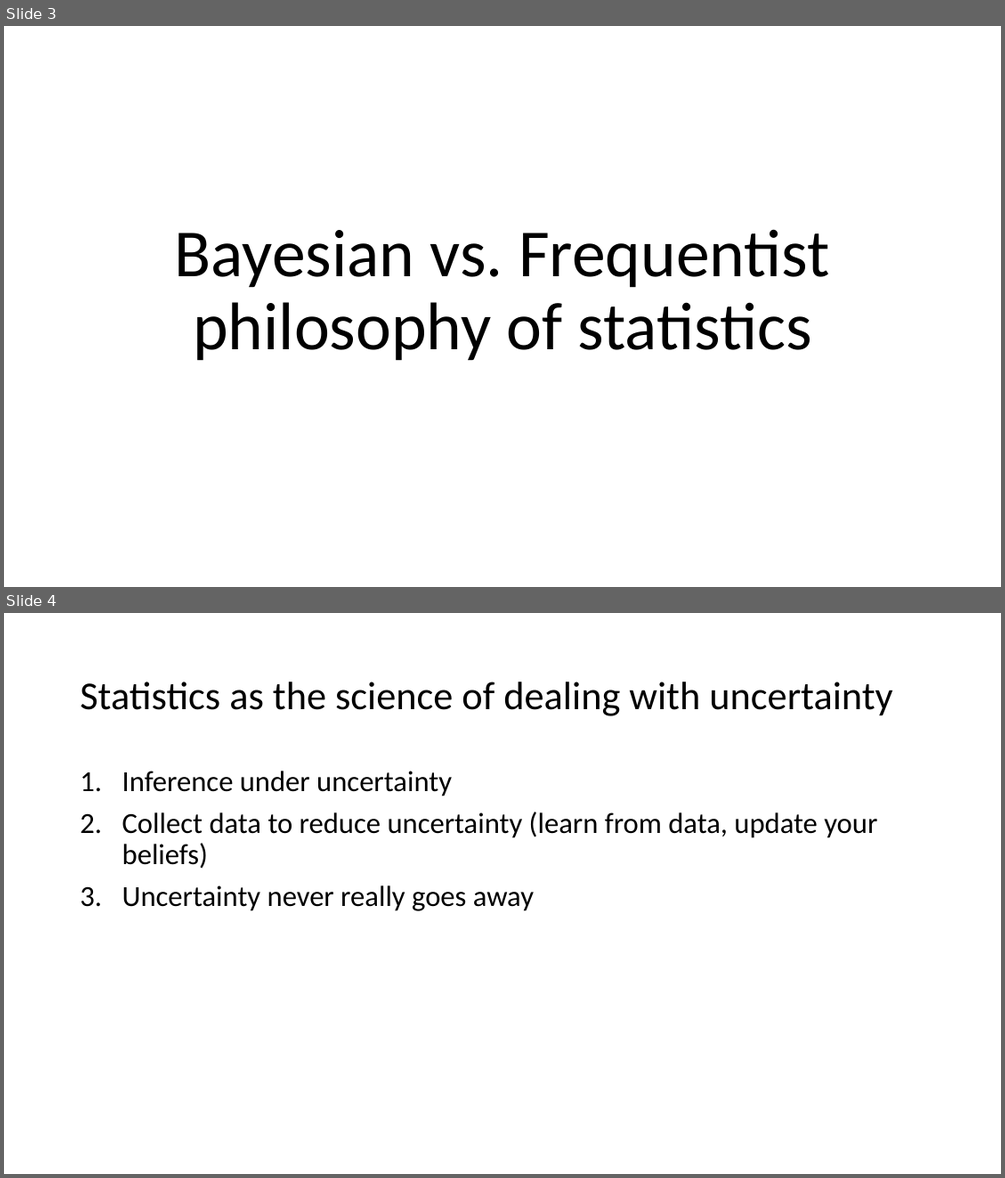
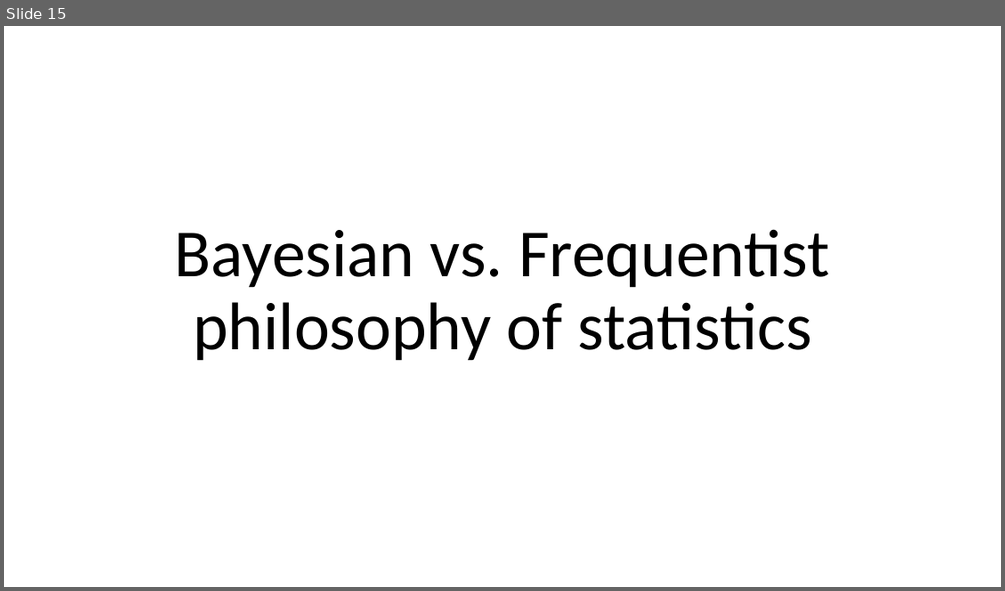
Before and after one commit to julianquandt/M3-brms-intro, a slide deck: intro_to_brms.pptx. Shown one above the other, each under a label of ours: slides 3 and 4 before the commit, slide 15 after it. The pictures are 1005x1178 and 1005x591 pixels, drawn with LibreOffice and Linux fonts; fonts in the diff are those of the drawing. Boxes give left, top, right and bottom in pixels: in the first picture for what was removed or moved away, otherwise in the second. Text is boxed around its words. In the diff, an @@ line names an element or a change of style, - is before the commit and + after.

```diff
--- a/intro_to_brms.pptx
+++ b/intro_to_brms.pptx
@@ slide 4 removed at [4, 613, 1001, 1174], background #FFFFFF @@
@@ title removed at [80, 682, 892, 716] @@
-Statistics as the science of dealing with uncertainty
@@ text removed at [122, 771, 877, 911] @@
-1. Inference under uncertainty
-2. Collect data to reduce uncertainty (learn from data, update your beliefs)
-3. Uncertainty never really goes away
@@ what was slide 3 is now slide 15 @@
```
Also in this commit, not shown: 3 slides changed, 13 slides added, 1 other slide removed.
